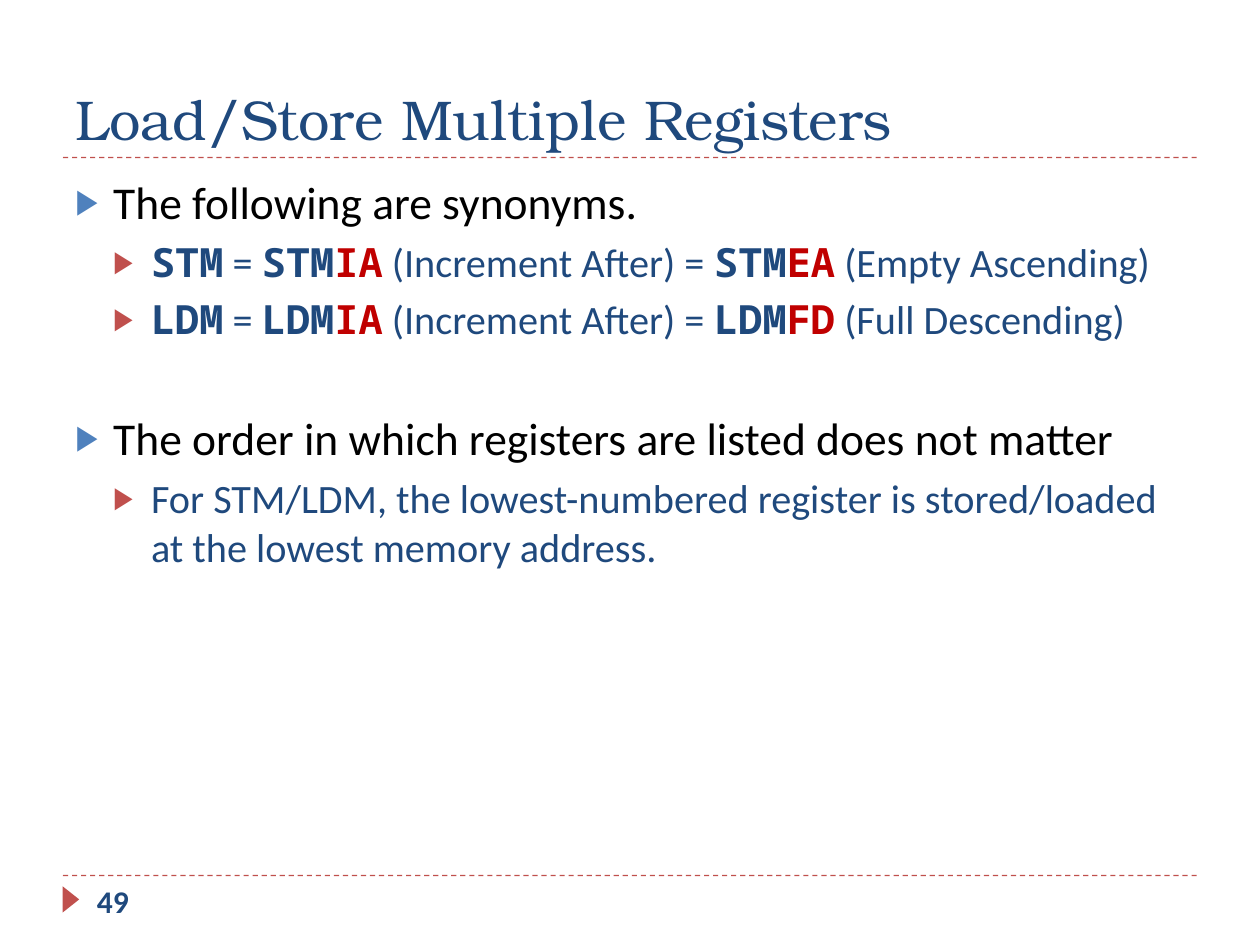
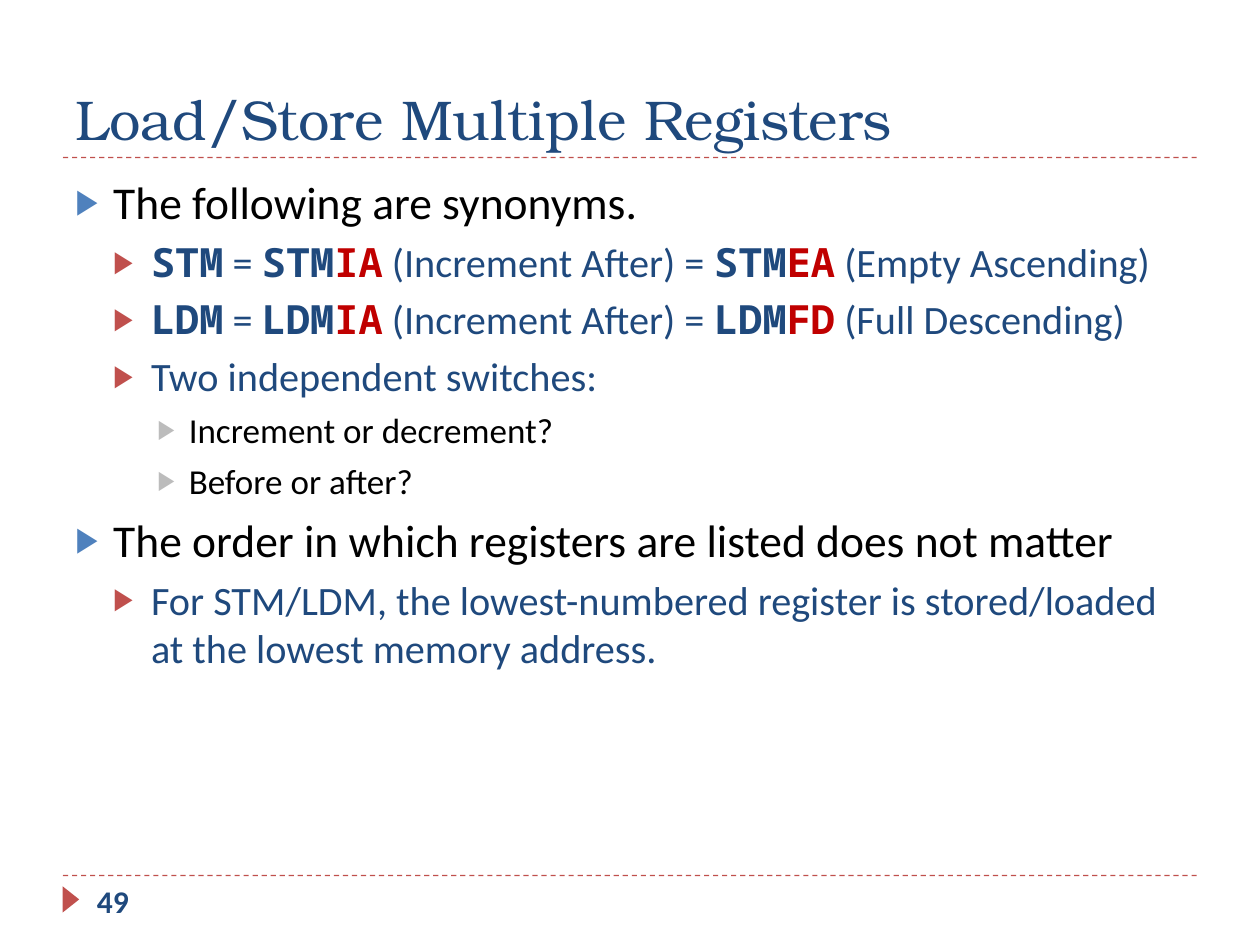
Before and after one commit to guhofstra/CSC111Sp26, a slide deck: slide 49 of PPTs/Ch5_ARM_Load_Store.pptx. Drawn at 1260x945 pixels with LibreOffice and Linux fonts; fonts in the diff are those of the drawing. Boxes give left, top, right and bottom in pixels: in the first picture for what was removed or moved away, otherwise in the second. Text is boxed around its words. In the diff, an @@ line names an element or a change of style, - is before the commit and + after.

```diff
--- a/PPTs/Ch5_ARM_Load_Store.pptx
+++ b/PPTs/Ch5_ARM_Load_Store.pptx
@@ text at [151,363,597,495]: paragraphs added @@
+  ▶ Two independent switches:
+    ▶ Increment or decrement?
+    ▶ Before or after?
```
Also in this commit, not shown: 10 other slides changed, 1 other file.
